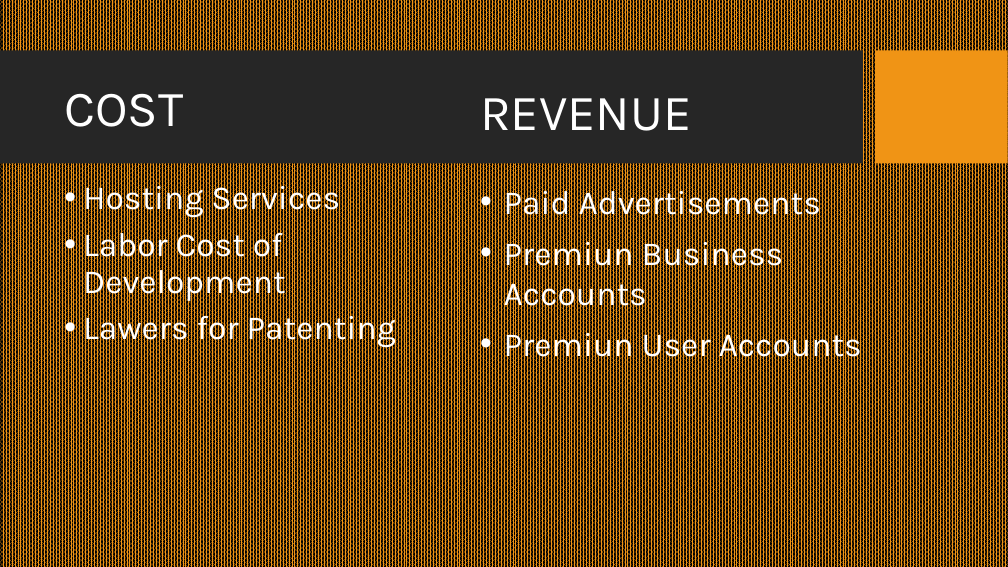
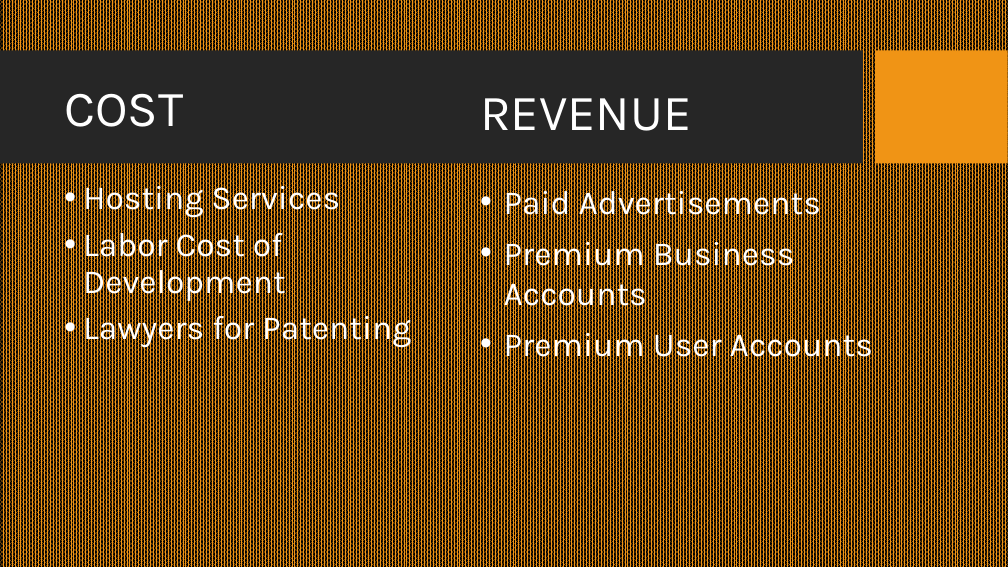
Before and after one commit to JayDougie/project_bb, a slide deck: slide 10 of Presentation.pptx. Drawn at 1008x567 pixels with LibreOffice and Linux fonts; fonts in the diff are those of the drawing; background and template pictures are left out. Boxes give left, top, right and bottom in pixels: in the first picture for what was removed or moved away, otherwise in the second. Text is boxed around its words. In the diff, an @@ line names an element or a change of style, - is before the commit and + after.

```diff
--- a/Presentation.pptx
+++ b/Presentation.pptx
@@ text at (504, 235, 873, 365): text changed @@
-• Premiun Business Accounts
-• Premiun User Accounts
+• Premium Business Accounts
+• Premium User Accounts
@@ text at (83, 309, 411, 348): text changed @@
-• Lawers for Patenting
+• Lawyers for Patenting
```
Also in this commit, not shown: 6 other slides changed, 1 other file.
